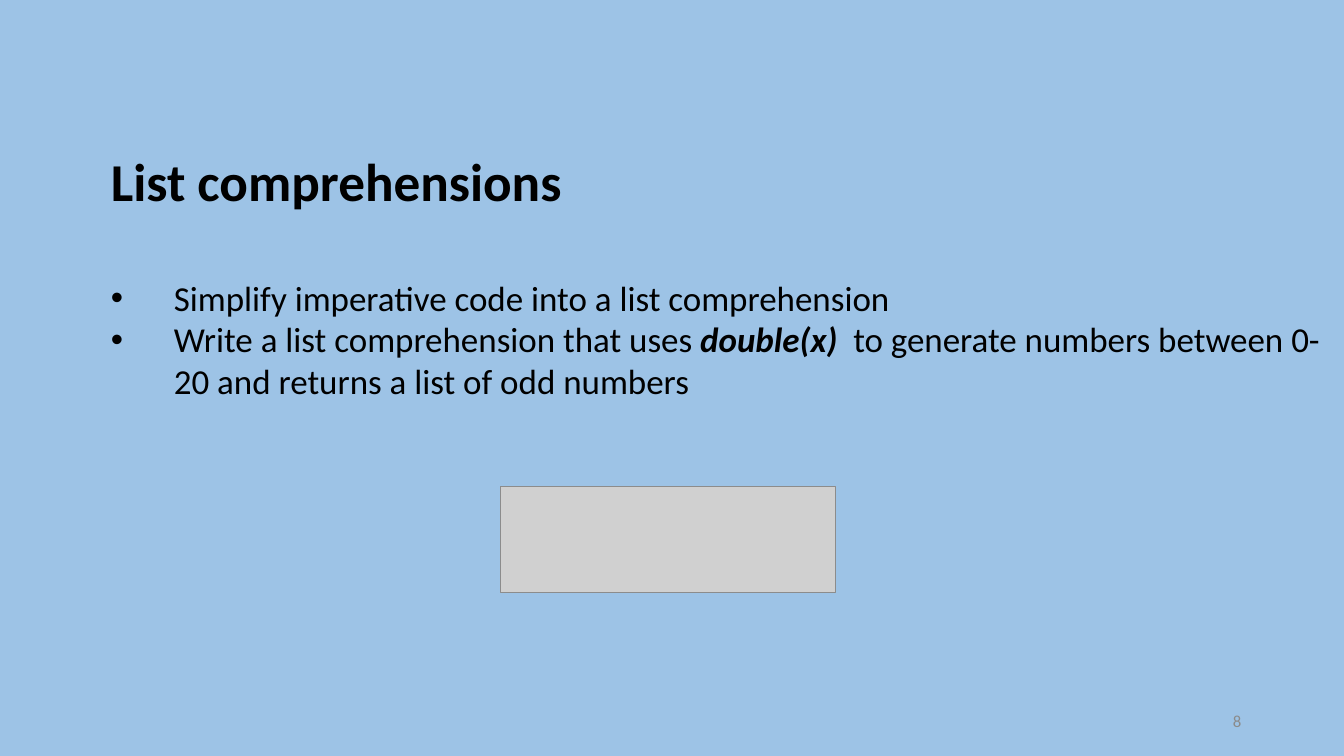
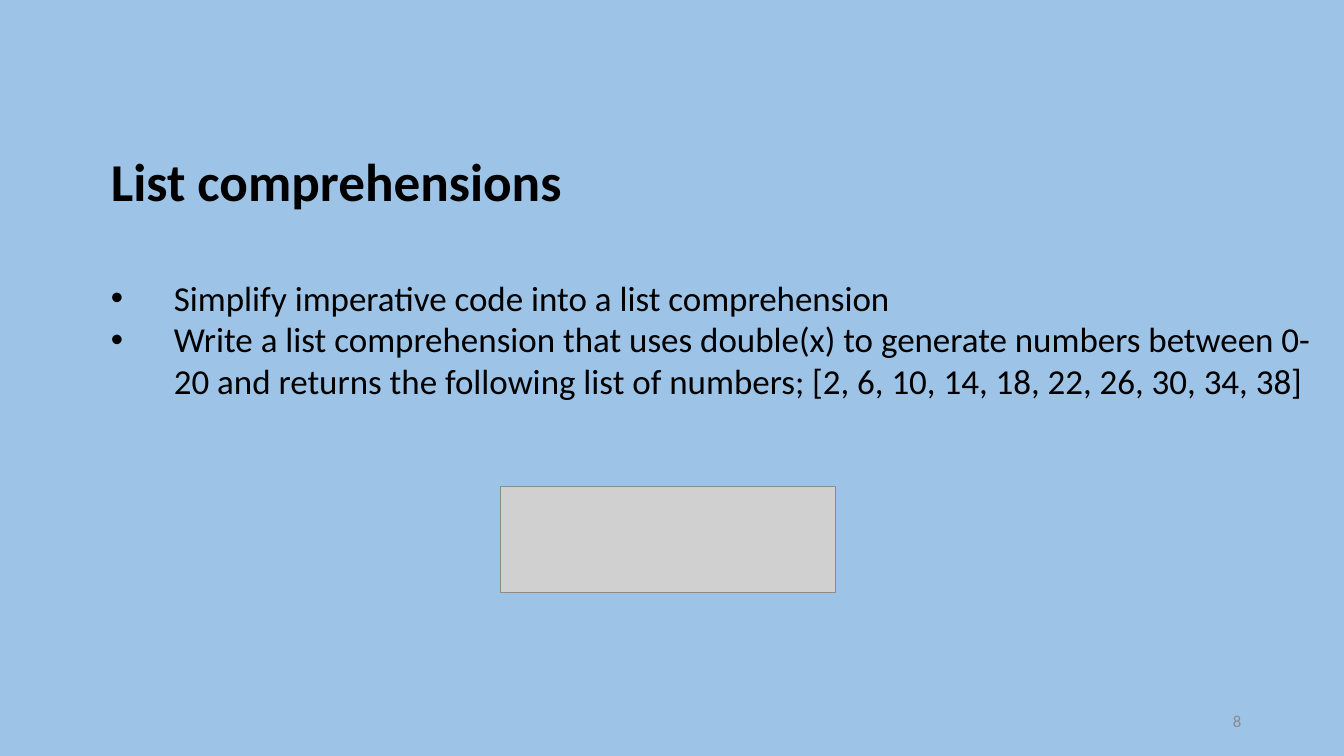
Before and after one commit to szetko/course-materials, a slide deck: slide 8 of Programming 4/Exam Preparation/Exam Preparation.pptx. Drawn at 1344x756 pixels with LibreOffice and Linux fonts; fonts in the diff are those of the drawing; grey boxes stand for pictures. Boxes give left, top, right and bottom in pixels: in the first picture for what was removed or moved away, otherwise in the second. Text is boxed around its words. In the diff, an @@ line names an element or a change of style, - is before the commit and + after.

```diff
--- a/Programming 4/Exam Preparation/Exam Preparation.pptx
+++ b/Programming 4/Exam Preparation/Exam Preparation.pptx
@@ text at (174, 326, 1309, 400): text changed @@
-    • Write a list comprehension that uses double(x) to generate numbers between 0-20 and returns a list of odd numbers
+    • Write a list comprehension that uses double(x) to generate numbers between 0-20 and returns the following list of numbers; [2, 6, 10, 14, 18, 22, 26, 30, 34, 38]
```
Also in this commit, not shown: 1 other file.
